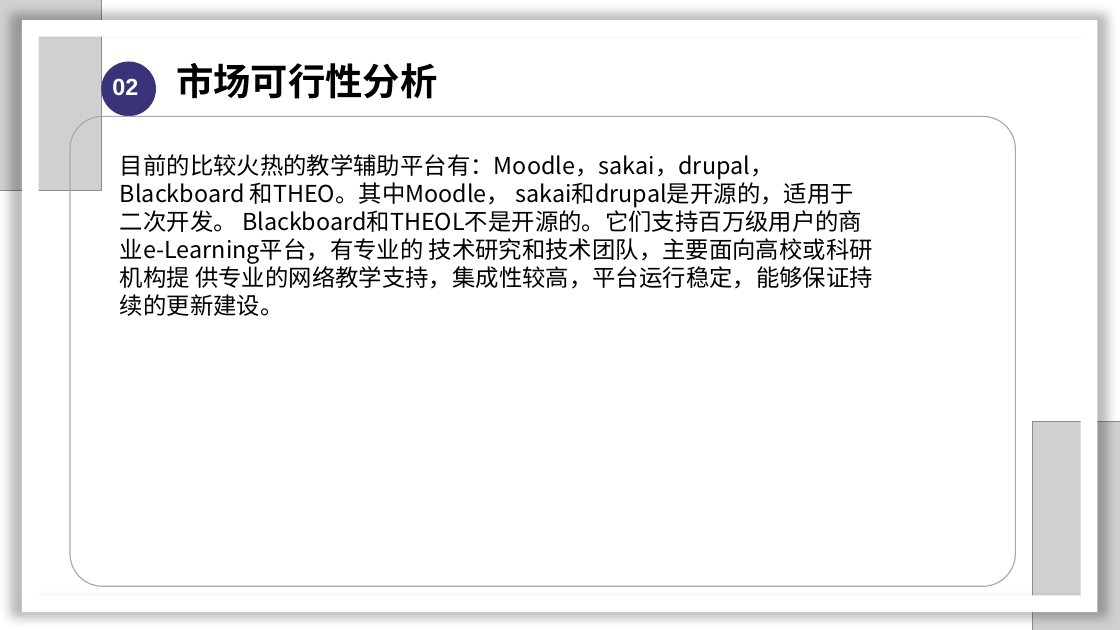
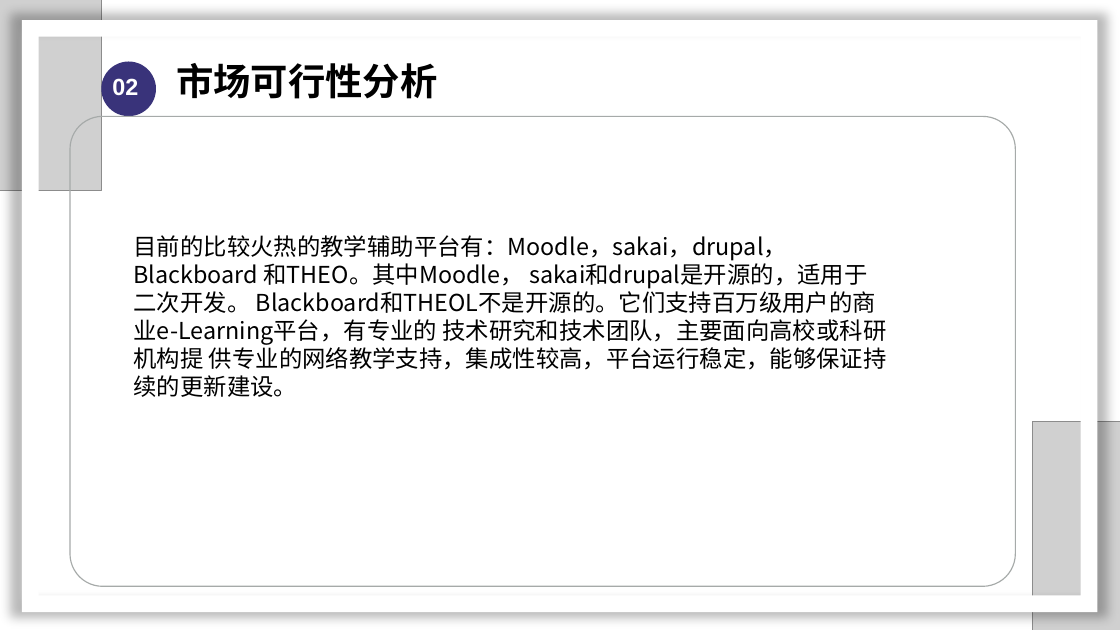
Before and after one commit to SarielX98/PRD2018G14, a slide deck: slide 9 of 受控文档/PPT/软件需求工程审核PPT.pptx. Drawn at 1120x630 pixels with LibreOffice and Linux fonts; fonts in the diff are those of the drawing; grey boxes stand for pictures; background and template pictures are left out. Boxes give left, top, right and bottom in pixels: in the first picture for what was removed or moved away, otherwise in the second. Text is boxed around its words. In the diff, an @@ line names an element or a change of style, - is before the commit and + after.

```diff
--- a/受控文档/PPT/软件需求工程审核PPT.pptx
+++ b/受控文档/PPT/软件需求工程审核PPT.pptx
@@ text "目前的比较火热的教学辅助平台有：Moodle，sakai，drupal，Blackboard 和THEO。其中Moodl ..." moved from (x1=120, y1=154, x2=873, y2=316) to (x1=134, y1=235, x2=887, y2=397) @@
```
Also in this commit, not shown: 11 other slides changed, 4 slides added.
